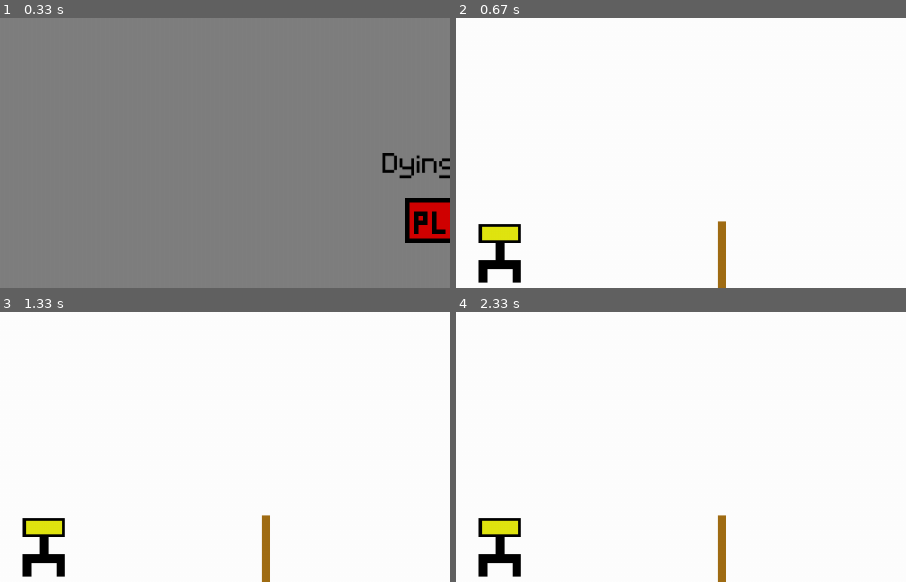
Above: before the commit, frames 1-4 (two rows, left to right).
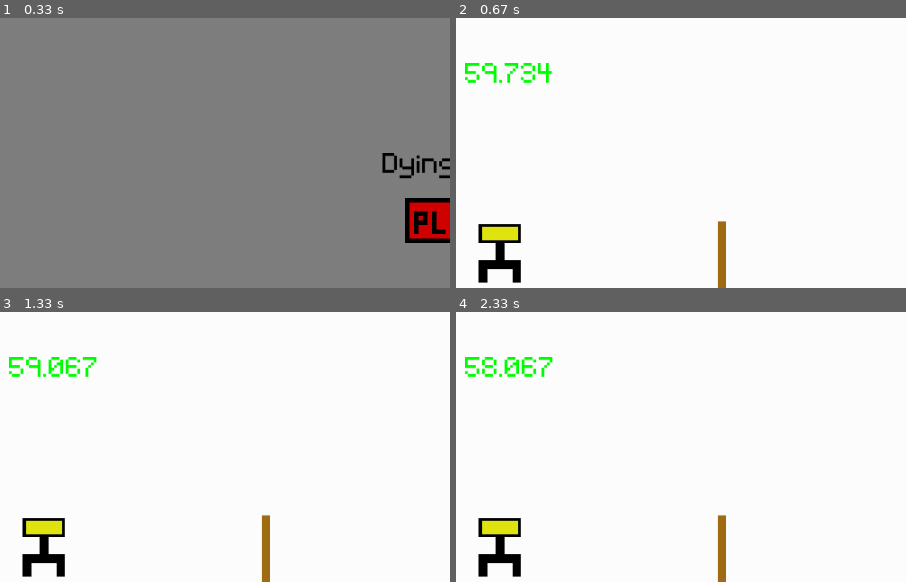
Above: after the commit, the same moments.

Repository: ShaneannX/Dying-Time-Game
Game: pygame game, started from dying_time_game.py
Same seed, same stepped clock (60 frames per second), same inputs: the game is played once before the commit and once after it.
Inputs (mouse positions are % of the whole screen's width and height, from its top left):
- Up to frame 1 (0.33 s): no input
- Up to frame 2 (0.67 s): click (50, 37) at 0.38 s
- Up to frame 3 (1.33 s): tap D at 0.67 s; tap Space at 1 s
- Up to frame 4 (2.33 s): no input
The pictures show only the part of the screen within x 0-50%, y 0-50%; the shares and areas given below are measured in that part.

Frame 1 is identical in both runs. In frame 2, 0.7% of the frame differs, in the area x 2-22%, y 16-25%; in frame 3, 0.7%; in frame 4, 0.8%.

Commit message:
Fixed countdown, now shows on screns it needs it and countdown showing the seconds. Fixed the unlockdoor screen doesn't show glitches and saves player and doors placement. Also collision with player works to show game over screen. Game over screen works with enter to play again and space to return to menu. Menu resets the game correctly as well as to play again. The input works correctly with text showing

Diff:
--- a/Classes/Characters.py
+++ b/Classes/Characters.py
@@ -60,28 +60,29 @@
 
 
 class Hunter(Characters):
-    def __init__(self, name, age, player_pos):
+    def __init__(self, name, age):
         super().__init__(name=None, age=None)
-        self.player_pos = player_pos
         self.name = name
         self.age = age
         self.hunter = pygame.image.load('graphics\Hunter\hunter_static.png').convert_alpha()
         self.hunter = pygame.transform.scale(self.hunter, self.DEFAULT_IMAGE_SIZE)
-        self.position = self.hunter.get_rect(topleft = (self.player_pos - 60, 200))
+        self.position = self.hunter.get_rect(topleft = (0, 200))
         self.hunter_collision_rect = pygame.Rect(0, 0,50,50)
         self.hunter_collision_rect.center = self.position.center
 
     def draw(self, surface):
-        # print(self.position)
         surface.blit(self.hunter,self.position)
         self.hunter_collision_rect.center = self.position.center
 
-    def captured_player(self):
-        return self.player.player_collision_rect.colliderect(self.hunter_collision_rect)
+    def captured_player(self, player_pos):
+        return self.hunter_collision_rect.colliderect(player_pos)
+
+    def start_position(self, player_pos):
+        self.position.x = player_pos.x - 150
 
     def advance_to_player(self):
-        self.position.x += 500 * self.delta_time
+        self.position.x += 300 * self.delta_time
 
     def reset(self):
-        self.position.x = self.player_pos - 30
+        self.position.x = 0
         self.hunter_collision_rect.center = self.position.center
--- a/Classes/GameManager.py
+++ b/Classes/GameManager.py
@@ -9,7 +9,7 @@
 
         # Set up classes
         self.player = Player("Player 1", 20)
-        self.hunter = Hunter("Unknow", 28, self.player.get_player_position())
+        self.hunter = Hunter("Unknown", 28)
         self.doors = [
             Door((150,150), pygame.image.load("graphics\door\door.png").convert_alpha(), "start"),
             Door((150,150), pygame.image.load("graphics\door\door.png").convert_alpha(), "unlock_door"),
@@ -26,7 +26,6 @@
         }
 
         self.current_screen = self.screens["menu"]
-        self.countdown = Countdown(self)
 
     def reset_game(self):
         print("Resetting game!")
@@ -34,6 +33,7 @@
         self.hunter.reset()
         for door in self.doors:
             door.reset()
+        self.countdown.reset()
 
     def switch_screen(self, name):
         self.current_screen = self.screens[name]
@@ -47,10 +47,11 @@
                     exit()
 
                 self.current_screen.handle_event(event, self)
-            # self.screen.fill(self.get_background())
-            self.countdown.tick()
-            self.countdown.draw(self.screen)
+
             self.current_screen.update()
             self.current_screen.draw(self.screen)
+            if not isinstance(self.current_screen, (Menu, GameOver, Escaped)):
+                self.countdown.tick()
+                self.countdown.draw(self.screen)
             pygame.display.flip()
             Clock.tick(60)
--- a/Classes/Screen.py
+++ b/Classes/Screen.py
@@ -36,6 +36,7 @@
     def handle_event(self, event, manager):
         if event.type == pygame.MOUSEBUTTONDOWN:
             if self.start_button_rect.collidepoint(event.pos):
+                manager.reset_game()
                 manager.switch_screen("start")
 
 
@@ -103,19 +104,23 @@
         self.question_text = self.base_font.render(self.questions.get_question(question_number), True, (255, 255, 255))
         self.answer = self.user_input
         self.manager = manager
+        self.first_initalised = True
+
     def update(self):
         if len(self.answer) > 0:
             if self.questions.check_answer(self.question_number, self.answer):
                 # Unlock door to 'start' screen
                 for door in self.doors:
-                    print(door.target_screen)
                     door.unlock()
-                    print(door.is_locked)
                 self.answer = ''
+                self.first_initalised = True
                 self.manager.switch_screen("start")
             else:
                 self.hunter.advance_to_player()
                 self.answer = ''
+
+        if self.hunter.captured_player(self.player.player_collision_rect):
+            self.manager.switch_screen("game_over")
 
 
     def handle_event(self, event, manager):
@@ -135,8 +140,15 @@
         self.textbox_colour = self.colour_active if self.active else self.colour_passive
 
     def draw(self, surface):
+        if self.first_initalised:
+            self.hunter.start_position(self.player.position)
+            self.first_initalised = False
+        surface.fill((255,0,0))
+        for door in self.doors:
+            door.draw(surface)
+        self.player.draw(surface)
+        self.hunter.draw(surface)
         surface.blit(self.question_text, (250, 100))
-        self.hunter.draw(surface)
         pygame.draw.rect(surface, self.textbox_colour, self.input_rect)
         text_surface = self.base_font.render(self.user_input, True, (255, 255, 255))
         surface.blit(text_surface, (self.input_rect.x + 5, self.input_rect.y + 5))
@@ -154,19 +166,20 @@
             self.restart_text = self.font.render("Press ENTER to play again or SPACE to return to main menu", True, (255, 255, 255))
         else:
             self.restart_text = restart_text
+        self.restart_text = self.font.render("Press ENTER to play again or SPACE to return to main menu", True, (255, 255, 255))
         self.manager = manager
 
         if colour is None:
-            self.change_bg_colour((255,0,0))
-        else:
-            self.change_bg_colour(colour)
+            self.colour = (255,0,0)
+        else:
+            self.colour = colour
 
         self.manager = manager
     def update(self):
         pass
 
     def draw(self,surface):
-        # surface.fill(self.colour)
+        surface.fill((255,0,0))
         surface.blit(self.title_text, (425, 150))
         surface.blit(self.restart_text, (50, 400))
 
@@ -179,7 +192,6 @@
                 manager.reset_game()
                 manager.switch_screen('start')
             elif event.key == pygame.K_SPACE:
-                manager.reset_game()
                 manager.switch_screen('menu')
 
 
--- a/Classes/Time.py
+++ b/Classes/Time.py
@@ -12,38 +12,38 @@
     def __init__(self,manager):
         self.colour = "green"
         self.font = pygame.font.Font('font/Pixeltype.ttf', 50)
-        self.countdown = 5
+        self.start_timer = pygame.time.get_ticks()
+        self.duration = 60000
         self.manager = manager
+        self.elapsed_time = pygame.time.get_ticks() - self.start_timer
+        self.countdown = (self.duration - self.elapsed_time) / 1000
         self.inital_countdown = self.countdown
         self.countdown_text_colour = pygame.Color(self.colour)
         self.countdown_text = self.font.render(str(self.countdown), True, self.countdown_text_colour)
         self.text_rect = self.countdown_text.get_rect(topleft = (10, 50))
-        self.TIMER_EVENT_ID = pygame.USEREVENT + 1
-        self.set_timer = pygame.time.set_timer(self.TIMER_EVENT_ID, 1000)
 
     def draw(self, surface):
         surface.blit(self.countdown_text, self.text_rect)
 
     def tick(self):
-        if self.countdown > 0:
-                    self.countdown -= 1
-                    self.countdown_text = self.font.render(str(self.countdown), True, self.countdown_text_colour)
-                    if self.countdown == 0:
-                        pygame.time.set_timer(self.TIMER_EVENT_ID, 0)
+        self.elapsed_time = pygame.time.get_ticks() - self.start_timer
+        self.countdown = (self.duration - self.elapsed_time) / 1000
+        if self.elapsed_time < self.duration:
+            print(self.elapsed_time)
+            self.countdown = (self.duration - self.elapsed_time) / 1000
+            self.countdown_text = self.font.render(str(self.countdown), True, self.countdown_text_colour)
 
-                    return self.countdown_text
 
     def add_time(self, time):
         self.countdown += time
 
-    def check_time(self):
-        if self.countdown == 0:
+    def game_over(self):
+        if self.elapsed_time >= self.duration:
             return False
         else:
             return True
 
     def reset(self):
-        if self.countdown == 0:
-            self.countdown = self.inital_countdown
-            self.countdown_text = self.font.render(str(self.countdown), True, self.countdown_text_colour)
-            pygame.time.set_timer(self.TIMER_EVENT_ID, 1000)
+        self.start_timer = pygame.time.get_ticks()
+        self.elapsed_time = pygame.time.get_ticks() - self.start_timer
+        self.countdown = (self.duration - self.elapsed_time) / 1000
